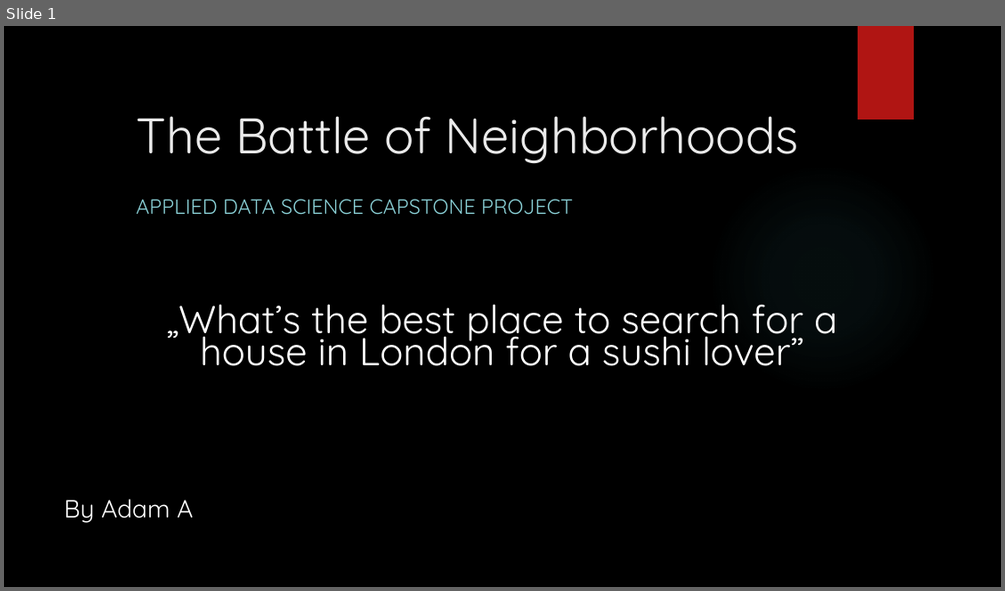
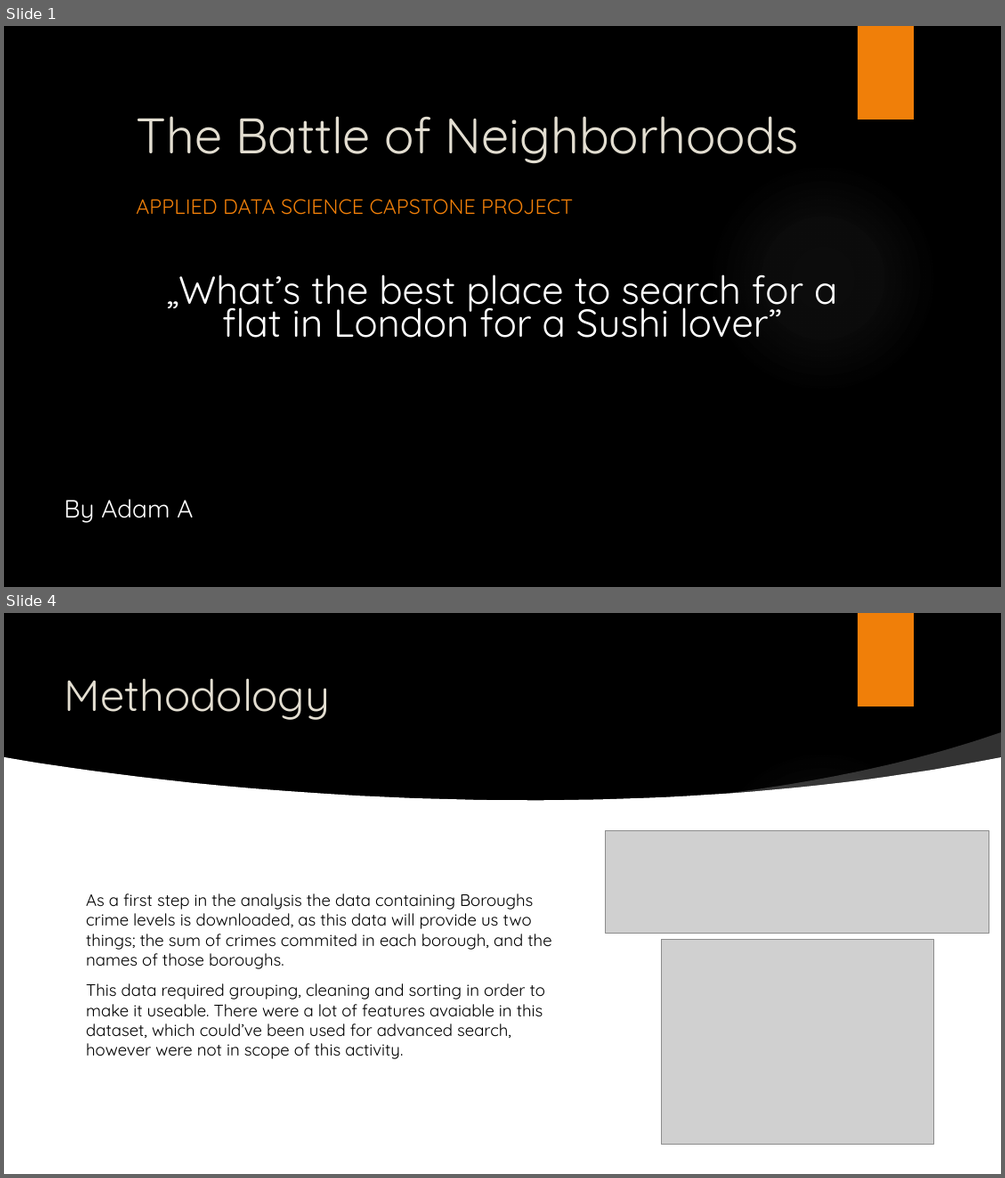
Before and after one commit to adam-abr/Coursera_Capstone, a slide deck: Capstone_Project/The Battle of Neighborhoods.pptx. Shown one above the other, each under a label of ours: slide 1 before the commit, slides 1 and 4 after it; the slides between them are not shown. The pictures are 1005x591 and 1005x1178 pixels, drawn with LibreOffice and Linux fonts; fonts in the diff are those of the drawing; grey boxes stand for pictures; background and template pictures are left out. Boxes give left, top, right and bottom in pixels: in the first picture for what was removed or moved away, otherwise in the second. Text is boxed around its words. In the diff, an @@ line names an element or a change of style, - is before the commit and + after.

```diff
--- a/Capstone_Project/The Battle of Neighborhoods.pptx
+++ b/Capstone_Project/The Battle of Neighborhoods.pptx
@@ slide 4 added at (x1=4, y1=613, x2=1001, y2=1174), background picture (left out); not listed: 2 template elements that a slide beside it also shows @@
@@ text added at (x1=65, y1=678, x2=330, y2=720), 42 pt, text #E3DED1 @@
+Methodology
@@ freeform shape added at (x1=718, y1=732, x2=1001, y2=800), fill #FFFFFF at 20% opacity @@
@@ freeform shape added at (x1=4, y1=757, x2=1001, y2=986), fill #FFFFFF @@
@@ picture added at (x1=606, y1=831, x2=989, y2=933) @@
@@ text added at (x1=86, y1=893, x2=551, y2=1059), 16 pt, text #000000 @@
+  As a first step in the analysis the data containing Boroughs crime levels is downloaded, as this data will provide us two things; the sum of crimes commited in each borough, and the names of those boroughs.
+  This data required grouping, cleaning and sorting in order to make it useable. There were a lot of features avaiable in this dataset, which could’ve been used for advanced search, however were not in scope of this activity.
@@ rectangle added at (x1=4, y1=933, x2=1001, y2=1174), fill #FFFFFF @@
@@ picture added at (x1=662, y1=940, x2=933, y2=1144) @@
@@ slide 1 changed as well @@
@@ rectangle at (x1=858, y1=26, x2=914, y2=119): fill #B01513 to #F07F09 @@
@@ title "The Battle of Neighborhoods" at (x1=136, y1=116, x2=799, y2=164): text colour #EBEBEB to #E3DED1 @@
@@ ellipse at (x1=708, y1=163, x2=938, y2=394): fill gradient #50B9C1 to gradient #ADADAD @@
@@ subtitle "APPLIED DATA SCIENCE CAPSTONE PROJECT" at (x1=136, y1=199, x2=573, y2=215): text colour #8AD0D6 to #F07F09 @@
@@ text at (x1=166, y1=274, x2=837, y2=338): text changed @@
-„What’s the best place to search for a house in London for a sushi lover”
+„What’s the best place to search for a flat in London for a Sushi lover”
```
Also in this commit, not shown: 2 other slides changed, 6 other slides added, 2 other files.
